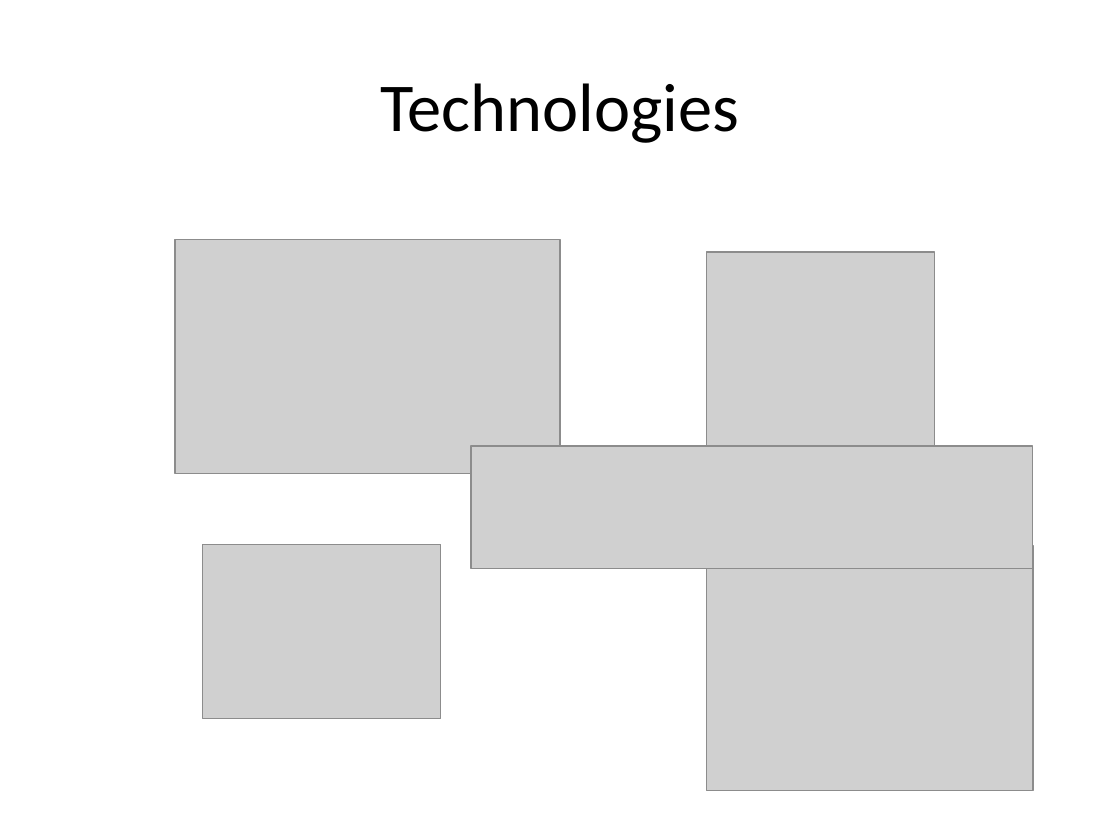
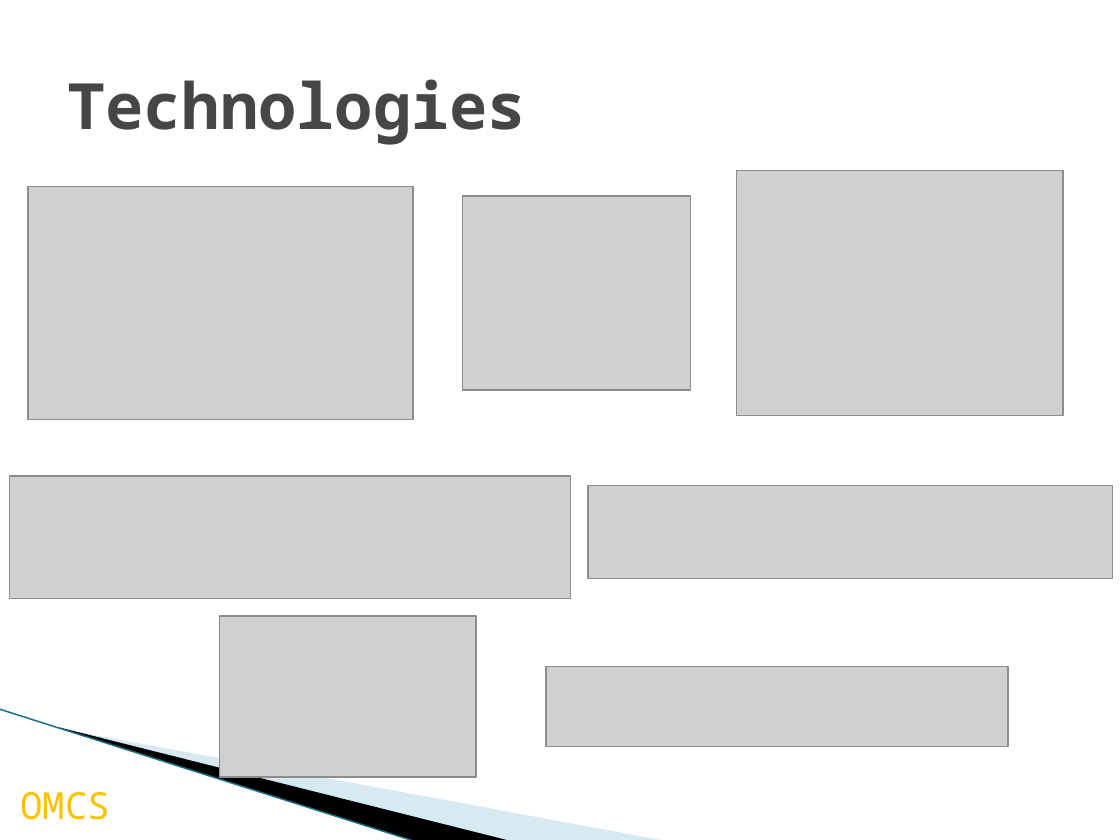
Before and after one commit to palaniellappank/online-medical-consultant-system, a slide deck: slide 12 of Document/OMCS_Slide.pptx (slide 10 before the commit). Drawn at 1120x840 pixels with LibreOffice and Linux fonts; fonts in the diff are those of the drawing; grey boxes stand for pictures; background and template pictures are left out. Boxes give left, top, right and bottom in pixels: in the first picture for what was removed or moved away, otherwise in the second. Text is boxed around its words. In the diff, an @@ line names an element or a change of style, - is before the commit and + after.

```diff
--- a/Document/OMCS_Slide.pptx
+++ b/Document/OMCS_Slide.pptx
@@ title "Technologies" at bbox=[67, 79, 526, 145]: size 44 to 41 pt, font Calibri to Noto Sans Mono, text colour #000000 to #464646, bold on; alignment centre to left @@
@@ picture: place and size @@
-picture at bbox=[707, 545, 1034, 791]
+picture at bbox=[736, 170, 1063, 416]
@@ picture: place and size @@
-picture at bbox=[175, 240, 560, 473]
+picture at bbox=[28, 187, 413, 420]
@@ picture: place and size @@
-picture at bbox=[707, 252, 934, 446]
+picture at bbox=[463, 196, 690, 390]
@@ picture: place and size @@
-picture at bbox=[472, 446, 1033, 568]
+picture at bbox=[9, 476, 570, 598]
@@ picture added at bbox=[588, 485, 1112, 578] @@
@@ picture removed at bbox=[203, 544, 441, 719] @@
@@ picture added at bbox=[220, 616, 476, 777] @@
@@ picture added at bbox=[547, 666, 1008, 747] @@
@@ line added from (0, 709) to (416, 840), #97C5D8 0.95 pt @@
@@ freeform shape added at bbox=[59, 727, 512, 840], fill #000000 @@
@@ freeform shape added at bbox=[62, 728, 666, 840], fill #A0CBDC at 40% opacity @@
@@ text added at bbox=[20, 792, 110, 820], 24 pt, text #FFC000 @@
+OMCS
```
Also in this commit, not shown: 16 other slides changed, 4 slides added, 1 slide removed.
